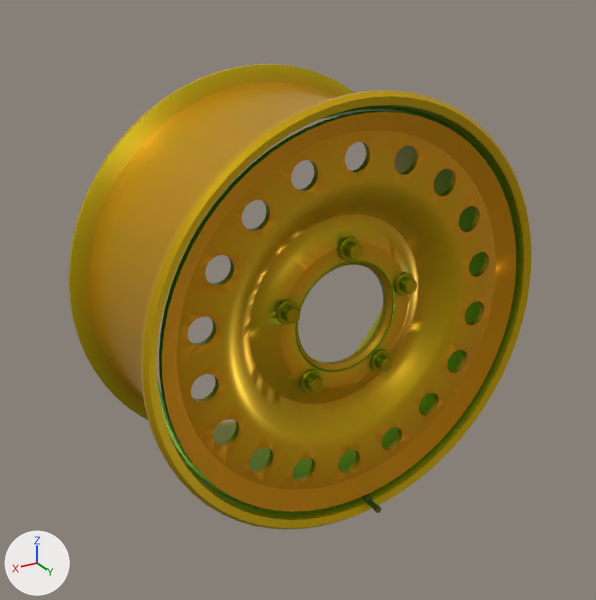
Before and after pictures for a commit that changed the glTF model model/parts/rim_RR_steel.glb.
The view is the same before and after, from a 50 mm lens placed at (1.656, 1.547, 0.748), pointed at (1.222, 0.824, 0.386). Lighting does not change. The marker at lower left points along +X, +Y and +Z. The first picture is the older version. Where no turn or scale is listed for an object, it has been applied to the vertices. Vertices at exactly the same position are counted once.

In view in the first picture: 'black', 'chrome', 'rim'.
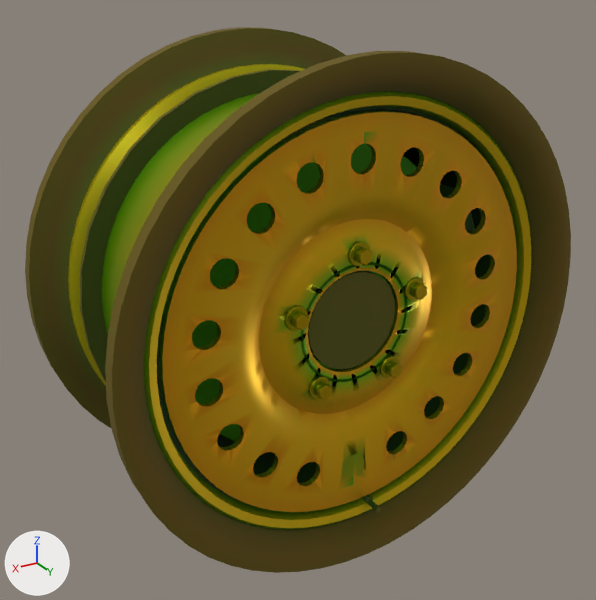
Location of each change, [x1, y1, x2, y2] in pixels of the pictures (596 x 600 px):
'rim', reshaped: before [68, 64, 531, 530]; after [68, 64, 531, 529]
'tyre', added: after [25, 27, 571, 573]
'black', reshaped (1955% wider, 2125% taller): before [362, 494, 381, 513]; after [80, 69, 490, 513]
'brake', added (mostly hidden): after [161, 144, 417, 442]
'chrome', moved: before [276, 237, 417, 393]; after [284, 242, 427, 400]
part 1 of me_rim, rebuilt: before [159, 111, 516, 512]; after [159, 111, 517, 512]
part 2 of me_rim, deleted: before [295, 260, 394, 372]
part 3 of me_rim, deleted (mostly hidden): before [157, 106, 485, 507]
part 4 of me_rim, recoloured: [68, 64, 531, 529] in both
part 5 of me_black, added: after [80, 69, 339, 393]
part 6 of me_black, added: after [308, 271, 395, 369]
part 7 of me_black, added (mostly hidden): after [157, 106, 490, 506]
part 8 of me_black, added: after [440, 184, 475, 233]

The change, as a list of edits to the scene's bpy script:
```text
Add mat_brake:
    mat_brake = bpy.data.materials.new('brake')
    # nodes: BsdfPrincipled, Mix, OutputMaterial, VertexColor
    # colours: light grey #ccd1d4, mixed with the vertex colours
Add mat_tyre:
    mat_tyre = bpy.data.materials.new('tyre')
    # nodes: BsdfPrincipled, Mix, OutputMaterial, VertexColor
    # colours: dark grey #63676c, mixed with the vertex colours
Change me_rim:
    used by ob_rim; location = (1.215, 0.822, 0.396)
    remove me_rim.from_pydata(...)  # 3682 vertices, 7360 faces; spans x -0.231..0.231, y -0.107..0.118, z -0.231..0.231
    add me_rim.from_pydata(...)  # 3142 vertices, 6227 faces; spans x -0.231..0.231, y -0.107..0.118, z -0.231..0.231
    me_rim part 1: the loose piece of 2274 vertices spanning x -0.212..0.212, y 0.065..0.11, z -0.212..0.212 is rebuilt with 2182 vertices and now spans x -0.212..0.212, y 0.087..0.111, z -0.212..0.212
    me_rim part 2: the loose piece of 192 vertices spanning x -0.062..0.062, y 0.078..0.087, z -0.062..0.062 is deleted
    me_rim part 3: 256 vertices removed from x -0.213..0.213, y -0.1..0.1, z -0.213..0.213
    me_rim part 4: 1773 kept faces spanning x -0.231..0.231, y -0.107..0.118, z -0.231..0.231 get new vertex colours
Change me_chrome:
    used by ob_chrome; location = (1.215, 0.822, 0.396)
    remove me_chrome.from_pydata(...)  # 500 vertices, 960 faces; spans x -0.084..0.084, y 0.087..0.101, z -0.073..0.087
    add me_chrome.from_pydata(...)  # 500 vertices, 960 faces; spans x -0.084..0.084, y 0.104..0.118, z -0.073..0.087
    me_chrome part 9: the whole mesh is moved by (0.0, 0.017, 0.0)
Change me_black:
    used by ob_black; location = (1.215, 0.822, 0.396)
    remove me_black.from_pydata(...)  # 72 vertices, 132 faces; spans x -0.0225..-0.0125, y 0.1046..0.1327, z -0.2233..-0.2133
    add me_black.from_pydata(...)  # 592 vertices, 1032 faces; spans x -0.229..0.229, y -0.1016..0.1327, z -0.229..0.229
    me_black part 5: a new loose piece, a 32-sided cylinder along y spanning x -0.229..0.229, y -0.072..-0.0661, z -0.229..0.229, in mat_black
    me_black part 6: a new loose piece, a 24-sided cylinder along y spanning x -0.053..0.053, y 0.0789..0.0986, z -0.053..0.053, in mat_black
    me_black part 7: a new loose piece of 384 vertices spanning x -0.2159..0.2159, y -0.1016..0.1016, z -0.2159..0.2159, in mat_black
    me_black part 8: a new loose piece of 24 vertices spanning x -0.1853..-0.1047, y 0.0266..0.0858, z 0.0096..0.1104, in mat_black
Add me_brake:
    me_brake.from_pydata(...)  # 752 vertices, 1416 faces; spans x -0.177..0.177, y 0.022..0.116, z -0.177..0.177
    me_brake.materials.append(mat_brake)
Add me_tyre:
    me_tyre.from_pydata(...)  # 896 vertices, 1792 faces; spans x -0.267..0.267, y -0.139..0.139, z -0.267..0.267
    me_tyre.materials.append(mat_tyre)
Add ob_brake:
    ob_brake = bpy.data.objects.new('brake', me_brake)
    ob_brake.location = (1.215, 0.822, 0.396)
Add ob_tyre:
    ob_tyre = bpy.data.objects.new('tyre', me_tyre)
    ob_tyre.location = (1.215, 0.822, 0.396)
```
